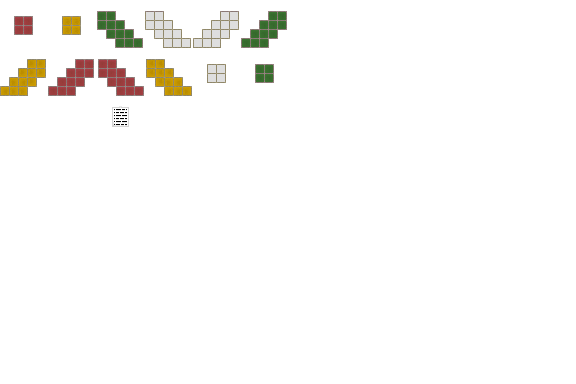
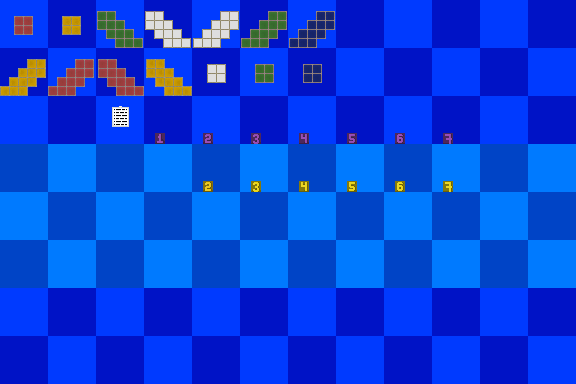
The second 576 x 384 image is a revision of the first. Changes to its layers:
added layer "Numeração copiar 12" above "Numeração copiar 6" over [443, 181, 453, 192]
added layer "Numeração copiar 6" above "Numeração copiar 11" over [443, 133, 453, 144]
added layer "Numeração copiar 11" above "Numeração copiar 5" over [395, 181, 405, 192]
added layer "Numeração copiar 5" above "Numeração copiar 10" over [395, 133, 405, 144]
added layer "Numeração copiar 10" above "Numeração copiar 4" over [347, 181, 357, 192]
added layer "Numeração copiar 4" above "Numeração copiar 9" over [347, 133, 357, 144]
added layer "Numeração copiar 9" above "Numeração copiar 3" over [299, 181, 309, 192]
added layer "Numeração copiar 3" above "Numeração copiar 8" over [299, 133, 309, 144]
added layer "Numeração copiar 8" above "Numeração copiar 2" over [251, 181, 261, 192]
added layer "Numeração copiar 2" above "Numeração copiar 7" over [251, 133, 261, 144]
added layer "Numeração copiar 7" above "Numeração copiar" over [203, 181, 213, 192]
added layer "Numeração copiar" above "Numeração" over [203, 133, 213, 144]
added layer "Numeração" above "Camada 8" over [155, 133, 165, 144]
added layer "Camada 8" above "Camada 7" over [303, 64, 322, 83]
added layer "Camada 7" above "Camada 6" over [316, 11, 335, 30]
added layer "Camada 6" above "Camada 3" over [289, 11, 335, 48]
showed "Camada 2" over [0, 0, 576, 384]
